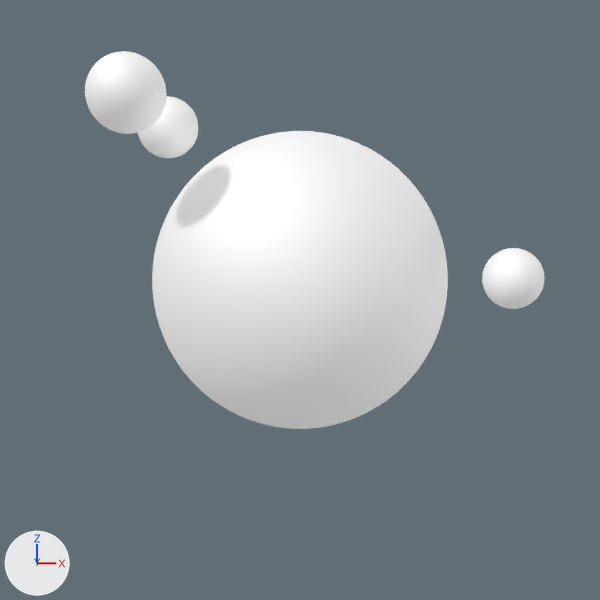
What one commit did to the Blender file bubble/assets/atom/atom-3.blend.
Both versions are drawn from the file's camera 'Camera'. The axes (+X, +Y, +Z) are drawn at lower left. The lights are the same throughout. The first picture is the older version.
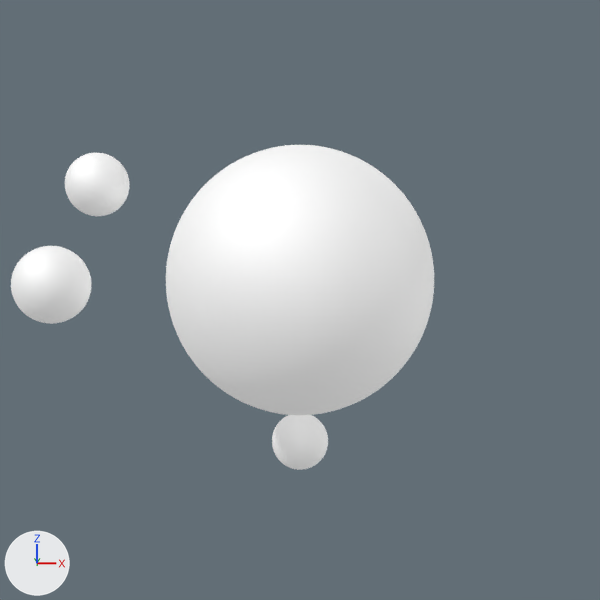
Pixel boxes (x1, y1, x2, y2) of what changed, in the pictures (600 x 600 px):
'Sphere.004', rescaled (9% narrower, 9% shorter)
    before: (152, 131, 448, 429)
    after: (166, 145, 434, 415)
'Sphere.001', moved
    before: (482, 248, 545, 309)
    after: (11, 246, 91, 324)
'Sphere.002', moved
    before: (85, 51, 166, 134)
    after: (272, 415, 328, 470)
'Sphere.003', moved
    before: (138, 96, 198, 158)
    after: (65, 153, 129, 216)

Patch to the scene script:
```diff
--- a/bubble/assets/atom/atom-3.blend.py
+++ b/bubble/assets/atom/atom-3.blend.py
@@ ob_sphere_001 @@
 ob_sphere_001 = bpy.data.objects.new('Sphere.001', me_sphere_001)
-ob_sphere_001.location = (2.79, 0.91, 0.0)
+ob_sphere_001.location = (-2.54, -1.47, 0.0)
 ob_sphere_001.scale = (0.4, 0.4, 0.4)
@@ ob_sphere_002 @@
 ob_sphere_002 = bpy.data.objects.new('Sphere.002', me_sphere_002)
-ob_sphere_002.location = (-1.72, -1.65, 1.91)
+ob_sphere_002.location = (0.0, 1.59, -2.3)
 ob_sphere_002.rotation_euler = (-1.83, 0.0, 0.0)  # degrees (-105, 0, 0)
@@ ob_sphere_003 @@
 ob_sphere_003 = bpy.data.objects.new('Sphere.003', me_sphere_003)
-ob_sphere_003.location = (-1.72, 0.98, 1.97)
+ob_sphere_003.location = (-2.54, 0.52, 1.19)
 ob_sphere_003.rotation_euler = (2.08, 0.0, 0.0)  # degrees (119, 0, 0)
@@ ob_sphere_004 @@
 ob_sphere_004.location = (0.0, 0.0, 0.0)
-ob_sphere_004.scale = (1.77, 1.77, 1.77)
+ob_sphere_004.scale = (1.61, 1.61, 1.61)
 _m = ob_sphere_004.modifiers.new('Subdivision', 'SUBSURF')
```
